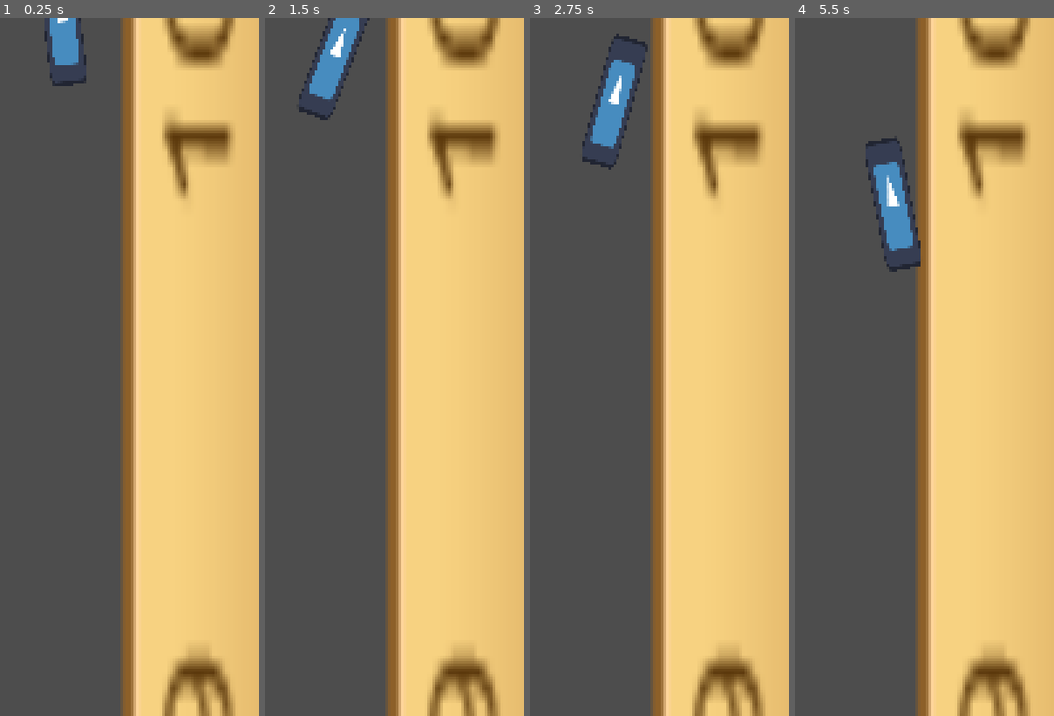
Above: before the commit, frames 1-4 (left to right).
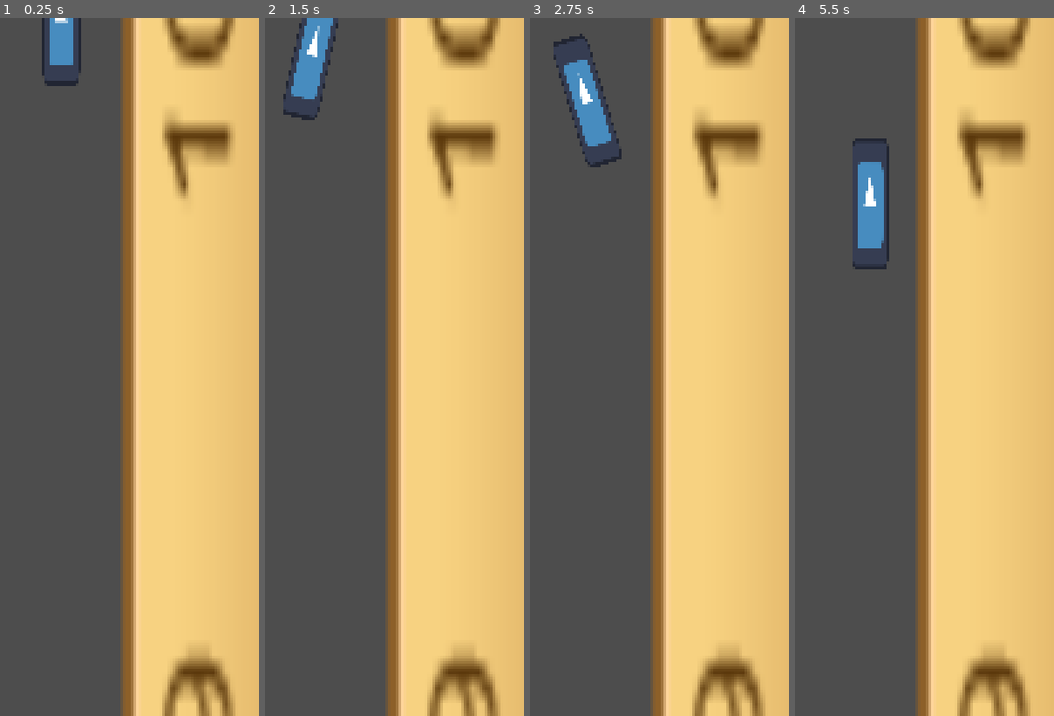
Above: after the commit, the same moments.

Repository: KaratePikachu/egg-drop
Game: Godot game, scene res://test/test_physics_scene.tscn
Two runs of this game, one before a commit and one after it. Both use one fixed random seed, a clock stepped at 60 frames per second and the inputs below. The project has no main scene, so this scene is started directly. The engine's default icon, where the game draws it, is replaced by a stand-in: a white triangle on a blue panel in a dark square.
Inputs:
- Up to frame 1 (0.25 s): no input
- Up to frame 2 (1.5 s): hold D (right_fan, bound only after the commit) 0.53-1.28 s; tap Space (main_mod, bound only before the commit) at 0.6 s; tap W (mod_1, bound only before the commit) at 0.8, 1.35 s; hold A (left_fan, bound only after the commit) from 1.28 s (still down)
- Up to frame 3 (2.75 s): tap Space (main_mod, bound only before the commit) at 1.55, 2.1 s; release A (left_fan, bound only after the commit) at 2.03 s; hold D (right_fan, bound only after the commit) from 2.03 s (still down); tap W (mod_1, bound only before the commit) at 2.3 s
- Up to frame 4 (5.5 s): tap W (mod_1, bound only before the commit) at 2.85, 3.8, 4.35, 5.3 s; tap Space (main_mod, bound only before the commit) at 3.05, 3.6, 4.55, 5.1 s; release D (right_fan, bound only after the commit) at 3.53 s; hold A (left_fan, bound only after the commit) from 3.53 s (still down); tap R (restart_level) at 4.15 s

The runs differ from the first frame. In frame 1, 0.5% of the frame differs, in the area x 16-34%, y 0-10%; in frame 2, 2.3%; in frame 3, 2.5%; in frame 4, 2.6%, in the area x 22-49%, y 17-37%.

Commit message:
modifications management in egg.gd (#2)
* modifications management in egg.gd

* moved responsibilities to the mods

---------

Co-authored-by: KaratePikachu <KaidenKeyZ@gmail.com>

Diff:
--- a/modifications/modification.gd
+++ b/modifications/modification.gd
@@ -3,3 +3,8 @@
 
 @export var name : String
 @export var icon : Texture
+@export var is_single_use : bool
+@export var input: String
+
+var used : bool
+var toggled : bool
--- a/project.godot
+++ b/project.godot
@@ -27,34 +27,34 @@
 
 [input]
 
-restart_level={
-"deadzone": 0.2,
-"events": [Object(InputEventKey,"resource_local_to_scene":false,"resource_name":"","device":-1,"window_id":0,"alt_pressed":false,"shift_pressed":false,"ctrl_pressed":false,"meta_pressed":false,"pressed":false,"keycode":0,"physical_keycode":82,"key_label":0,"unicode":114,"location":0,"echo":false,"script":null)
-]
-}
-main_mod={
+umbrella={
 "deadzone": 0.2,
 "events": [Object(InputEventKey,"resource_local_to_scene":false,"resource_name":"","device":16,"window_id":0,"alt_press …(190 unchanged characters)…
 ]
 }
-mod_1={
+left_bomb={
 "deadzone": 0.2,
 "events": [Object(InputEventKey,"resource_local_to_scene":false,"resource_name":"","device":-1,"window_id":0,"alt_press …(192 unchanged characters)…
 ]
 }
-mod_2={
+left_fan={
 "deadzone": 0.2,
 "events": [Object(InputEventKey,"resource_local_to_scene":false,"resource_name":"","device":-1,"window_id":0,"alt_press …(191 unchanged characters)…
 ]
 }
-mod_3={
+right_bomb={
 "deadzone": 0.2,
 "events": [Object(InputEventKey,"resource_local_to_scene":false,"resource_name":"","device":-1,"window_id":0,"alt_press …(192 unchanged characters)…
 ]
 }
-mod_4={
+right_fan={
 "deadzone": 0.2,
 "events": [Object(InputEventKey,"resource_local_to_scene":false,"resource_name":"","device":-1,"window_id":0,"alt_press …(192 unchanged characters)…
+]
+}
+restart_level={
+"deadzone": 0.2,
+"events": [Object(InputEventKey,"resource_local_to_scene":false,"resource_name":"","device":-1,"window_id":0,"alt_pressed":false,"shift_pressed":false,"ctrl_pressed":false,"meta_pressed":false,"pressed":false,"keycode":0,"physical_keycode":82,"key_label":0,"unicode":114,"location":0,"echo":false,"script":null)
 ]
 }
 
--- a/test/egg.gd
+++ b/test/egg.gd
@@ -5,29 +5,64 @@
 @export var parachute_terminal_velocity: float
 @export var mass: float = 200
 
-var stiffness: float = 20.0
+@export var stiffness: float = 20.0
+@export var damping: float = 3
+
+@export var tilt_factor: float = -5000.0
+@export var drag_x: float = 20.0
+
+@export var modifications: Array[Modification]
+
 var omega: float = 0.0
-var damping: float = 3
-
-var tilt_factor: float = -5000.0
-var drag_x: float = 20.0
-
-var fan_force = -5
-
+var fan_force = 0
 var parachute_open: bool
-
 var theta: float = 0.0
 
-# Called when the node enters the scene tree for the first time.
+func _refresh_mods() -> void:
+	for mod : Modification in modifications:
+		mod.used = false
+		mod.toggled = false
+
 func _ready() -> void:
-	pass # Replace with function body.
+	_refresh_mods()
 
-func _process(delta: float) -> void:
-	if Input.is_action_just_pressed("main_mod"):
-		parachute_open = not parachute_open
+func _input(event: InputEvent) -> void:
+	for mod in modifications:
+		if not event.is_action_pressed(mod.input):
+			continue
 
-	if Input.is_action_just_pressed("mod_1"):
-		fan_force *= -1
+		if mod.is_single_use and mod.used:
+			continue
+
+		if mod.is_single_use:
+			activate_mod(mod)
+			mod.used = true
+		else:
+			if not mod.toggled:
+				activate_mod(mod)
+			else:
+				deactivate_mod(mod)
+		return
+
+func deactivate_mod(mod: Modification) -> void:
+	mod.toggled = false
+	match mod.name:
+		"left_fan":
+			fan_force -= -5
+		"right_fan":
+			fan_force -= 5
+		"basic_umbrella":
+			parachute_open = false
+
+func activate_mod(mod: Modification) -> void:
+	mod.toggled = true
+	match mod.name:
+		"left_fan":
+			fan_force += -5
+		"right_fan":
+			fan_force += 5
+		"basic_umbrella":
+			parachute_open = true
 
 # Called every frame. 'delta' is the elapsed time since the previous frame.
 func _physics_process(delta: float) -> void:
--- a/test/test_physics_scene.tscn
+++ b/test/test_physics_scene.tscn
@@ -3,6 +3,25 @@
 [ext_resource type="Texture2D" uid="uid://bq1kxrxmub3qq" path="res://icon.svg" id="1_wo556"]
 [ext_resource type="Script" uid="uid://cgkkpoihbsf3s" path="res://test/egg.gd" id="2_2h7ub"]
 [ext_resource type="Texture2D" uid="uid://cvbm652v6jwfp" path="res://test/ruler-icon-28.png" id="3_2h7ub"]
+[ext_resource type="Script" uid="uid://cylr504fygfq5" path="res://modifications/modification.gd" id="3_u6fx5"]
+
+[sub_resource type="Resource" id="Resource_2h7ub"]
+script = ExtResource("3_u6fx5")
+name = "left_fan"
+input = "left_fan"
+metadata/_custom_type_script = "uid://cylr504fygfq5"
+
+[sub_resource type="Resource" id="Resource_u6fx5"]
+script = ExtResource("3_u6fx5")
+name = "right_fan"
+input = "right_fan"
+metadata/_custom_type_script = "uid://cylr504fygfq5"
+
+[sub_resource type="Resource" id="Resource_grnsv"]
+script = ExtResource("3_u6fx5")
+name = "basic_umbrella"
+input = "umbrella"
+metadata/_custom_type_script = "uid://cylr504fygfq5"
 
 [node name="TestPhysicsScene" type="Node2D" unique_id=1424677881]
 
@@ -11,13 +30,14 @@
 scale = Vector2(20.253906, 55.861324)
 texture = ExtResource("3_2h7ub")
 
-[node name="CharacterBody2D" type="CharacterBody2D" parent="." unique_id=585253029]
+[node name="Egg" type="CharacterBody2D" parent="." unique_id=585253029]
 position = Vector2(400, 0)
 script = ExtResource("2_2h7ub")
 parachute_terminal_velocity = 80.0
+modifications = Array[ExtResource("3_u6fx5")]([SubResource("Resource_2h7ub"), SubResource("Resource_u6fx5"), SubResource("Resource_grnsv")])
 
-[node name="Egg" type="Sprite2D" parent="CharacterBody2D" unique_id=1622334333]
+[node name="Egg" type="Sprite2D" parent="Egg" unique_id=1622334333]
 scale = Vector2(1, 3.5234375)
 texture = ExtResource("1_wo556")
 
-[node name="CollisionShape2D" type="CollisionShape2D" parent="CharacterBody2D" unique_id=692496194]
+[node name="CollisionShape2D" type="CollisionShape2D" parent="Egg" unique_id=692496194]
